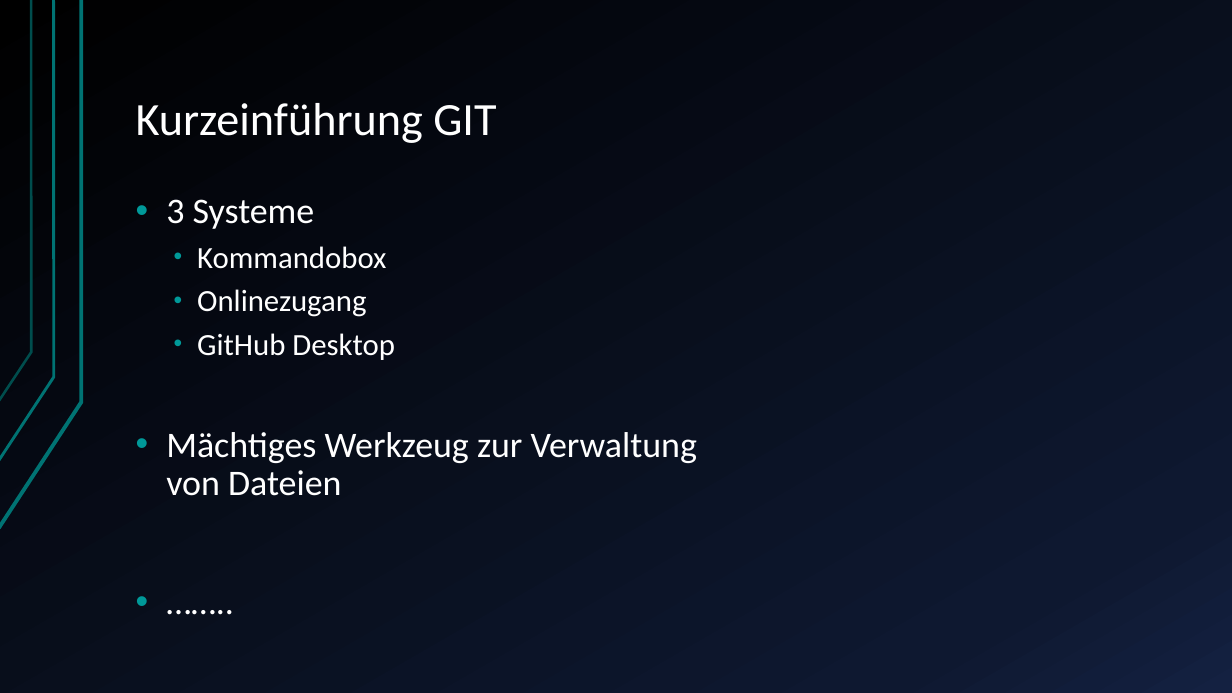
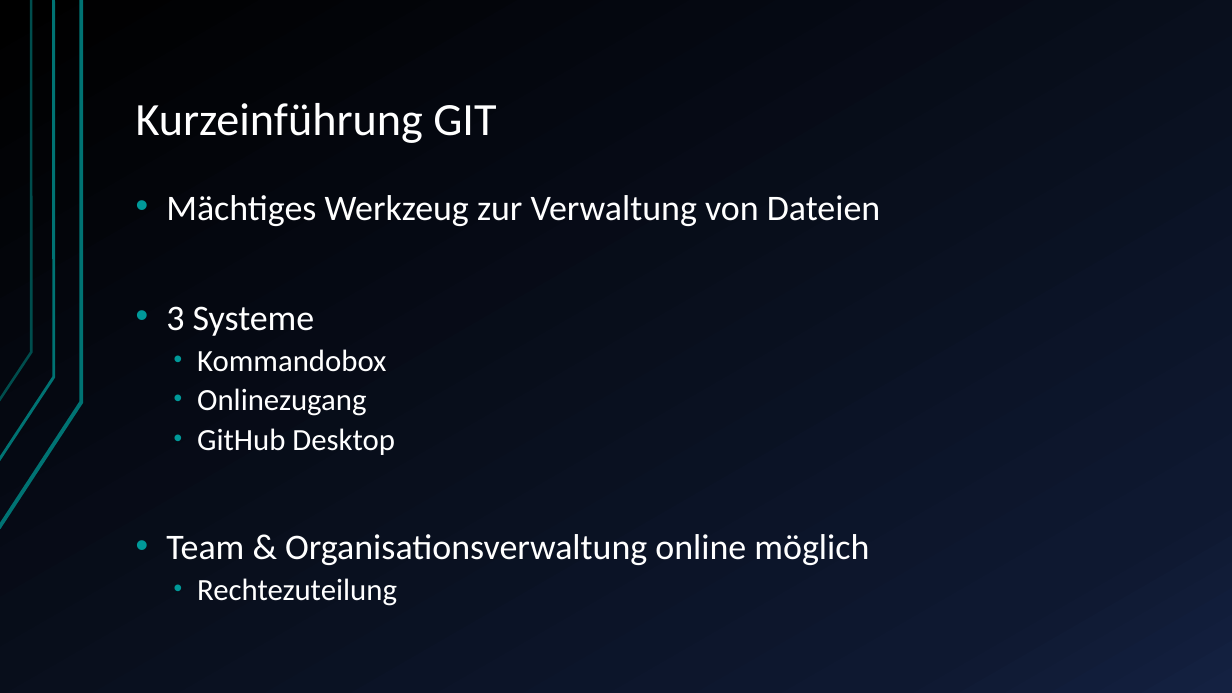
Before and after one commit to dome0157/Vortrag-Versionsmanagement, a slide deck: slide 7 of Versionsmanagement_Präsentation.pptx. Drawn at 1232x693 pixels with LibreOffice and Linux fonts; fonts in the diff are those of the drawing. Boxes give left, top, right and bottom in pixels: in the first picture for what was removed or moved away, otherwise in the second. Text is boxed around its words. In the diff, an @@ line names an element or a change of style, - is before the commit and + after.

```diff
--- a/Versionsmanagement_Präsentation.pptx
+++ b/Versionsmanagement_Präsentation.pptx
@@ text at (166,195,880,226): paragraph added @@
+• Mächtiges Werkzeug zur Verwaltung von Dateien
@@ text at (166,306,395,455): line spacing 0.9 to 0.8 @@
@@ text at (166,534,869,606): text changed @@
-• Mächtiges Werkzeug zur Verwaltung von Dateien
-• ……..
+• Team & Organisationsverwaltung online möglich
+  • Rechtezuteilung
```
Also in this commit, not shown: 5 other slides changed, 3 slides added, 7 other files.
